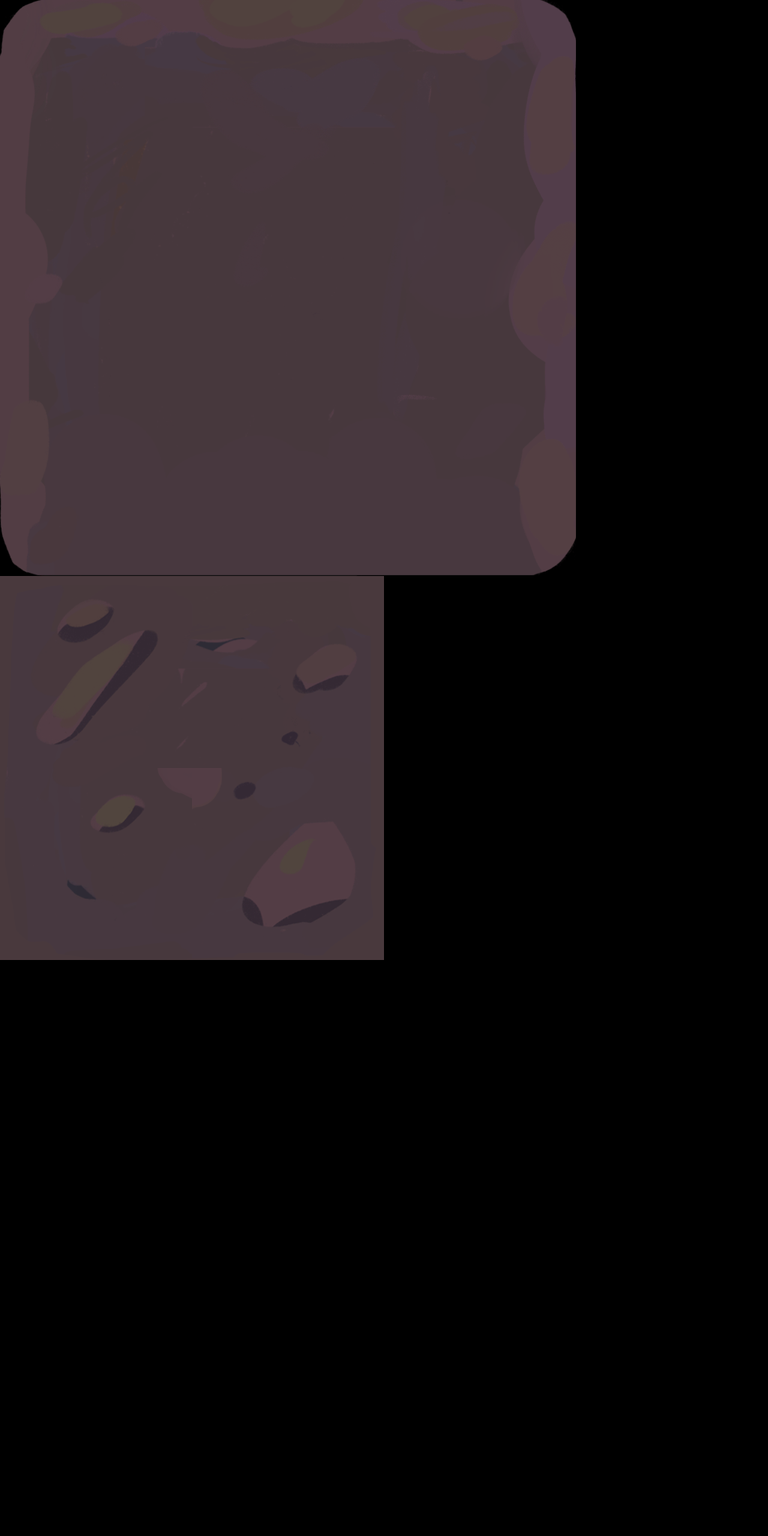
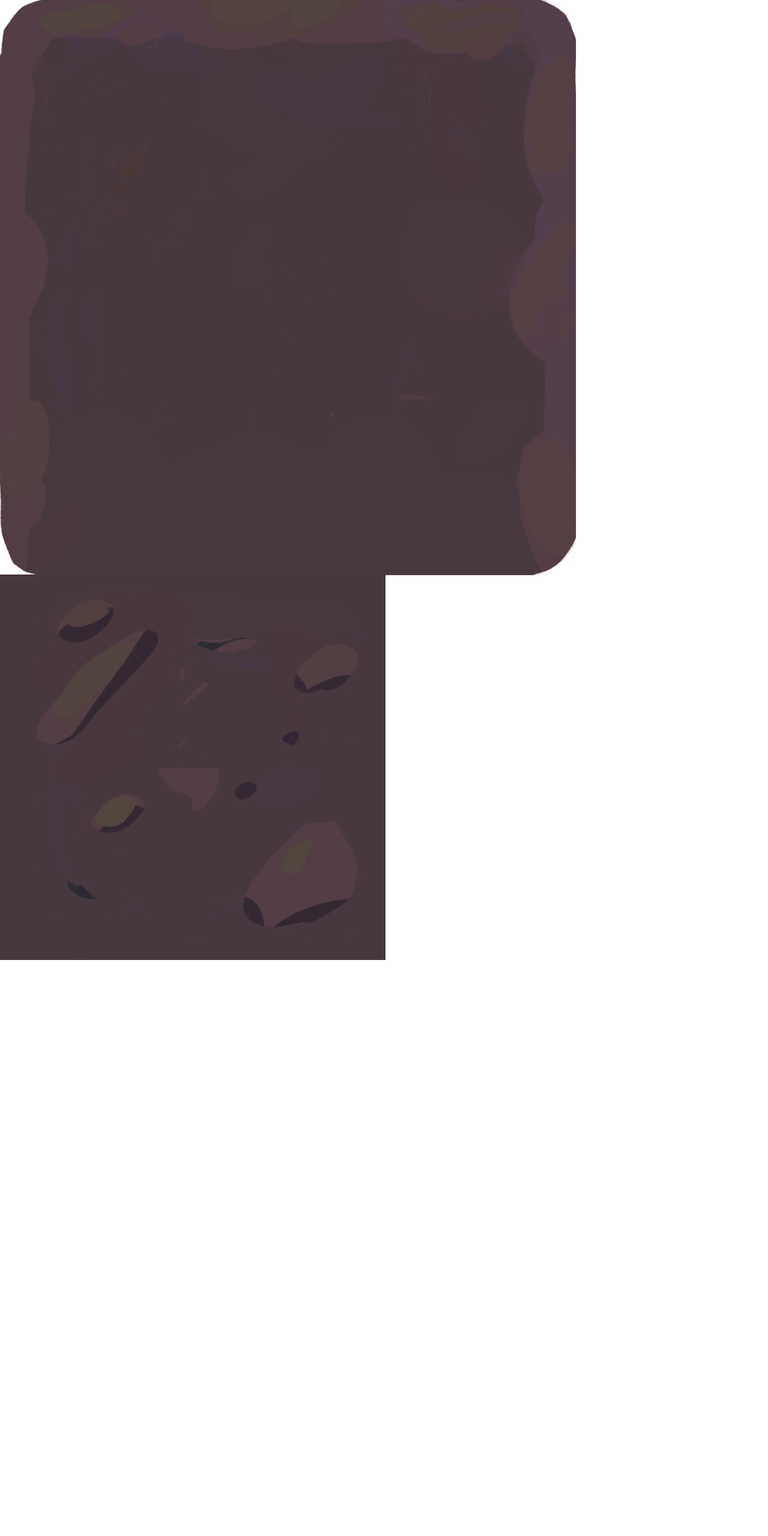
Revision of a layered (768, 1536) image; what changed, layer by layer:
painted on "Layer 3" over [0, 574, 386, 960]
painted on "Layer 2" over [35, 30, 254, 310]
hid "Background" over [0, 0, 768, 1536]
